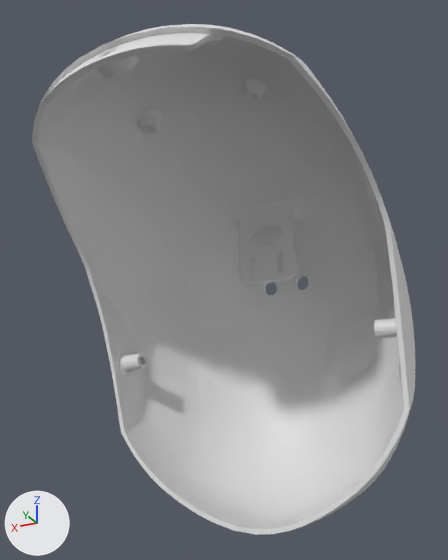
The COLLADA model models/roboy_simplified/dae/121213_PROTOTYP_Kopf-Vorderteil.dae, before and after one commit.
Both versions are drawn from a 50 mm camera at (-0.216, 0.411, -0.001) aimed at (-0.004, -0.012, 0.189). Arrows for +X, +Y and +Z are at lower left; the lights stay in place. Where no turn or scale is listed for an object, it has been applied to the vertices. Vertices at the same position are counted once.

Objects in the first picture: 'node'.
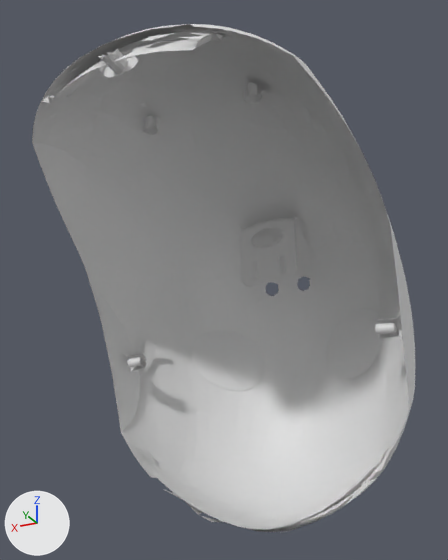
The newer file is also turned or shifted as a whole; pictures and numbers use the older file's frame.

What differs and where, as boxes (x1, y1, x2, y2) in the pictures (448 x 560 px):
'node', reshaped: before (32, 24, 415, 535); after (32, 24, 415, 533)
part 1 of me_shape0, cut back: before (33, 28, 410, 535)

What the commit changed:
me_shape0 is used by ob_node; location (0.0, 0.0, 0.0).
me_shape0 had 2929 vertices, 5862 faces and spanned x -0.14..0.14, y -0.191..0.158, z -0.004..0.352.
me_shape0 now has 1842 vertices, 3051 faces and spans x -0.14..0.14, y -0.191..0.158, z -0.004..0.352.
me_shape0 part 1: 1 vertex moved within x -0.067, y 0.132, z 0.299; 1088 vertices removed from x -0.136..0.136, y -0.187..0.158, z -0.004..0.348; 1 vertex added at x 0.0, y 0.139, z 0.288.
